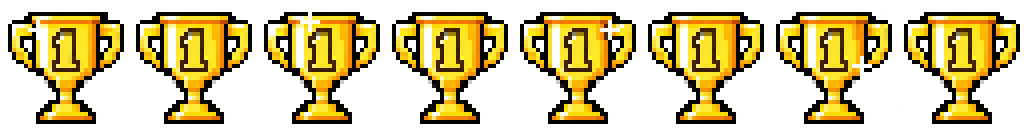
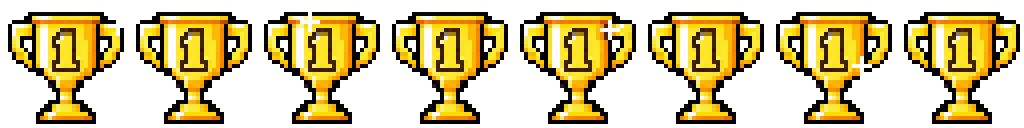
Layer changes from the first w=1024, h=128 image to the second:
renamed "Anim Frame 6 copy" to "Frame 8", moved it above "Frame 7", painted on it over [940,80,984,84]
renamed "Anim Frame 7" to "Frame 7", painted on it over [776,12,892,84]
renamed "Anim Frame 6" to "Frame 6", painted on it over [684,80,728,84]
renamed "Anim Frame 5" to "Frame 5", painted on it over [556,80,600,84]
renamed "Anim Frame 4" to "Frame 4", painted on it over [428,80,472,84]
renamed "Anim Frame 3" to "Frame 3", painted on it over [264,16,344,84]
added layer "Frame 2" above "Frame 1" over [172,80,216,84]
renamed "Anim Frame 2" to "Frame 1", painted on it over [24,12,216,84]
removed layer "Anim Frame 1" over [24,12,124,84]
